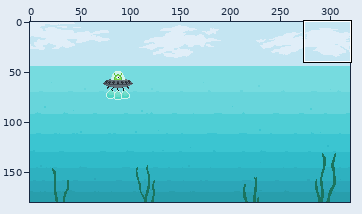
Pixel-art file -- assets_raw/ocean.aseprite. Above, an overview of the earlier version with the close-up marked.
Close-up. First the earlier version:
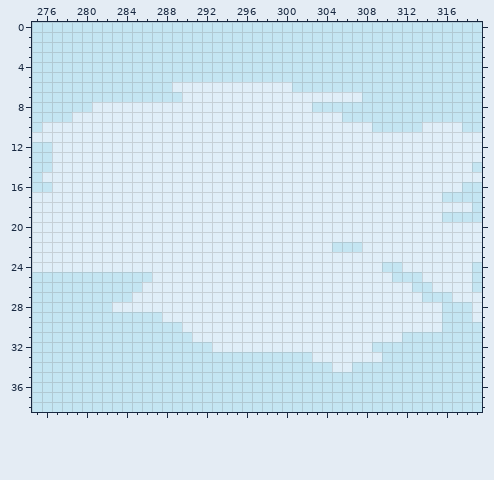
320x180 pixels, 1 frame. Shown: x 275..319, y 0..38.
The result:
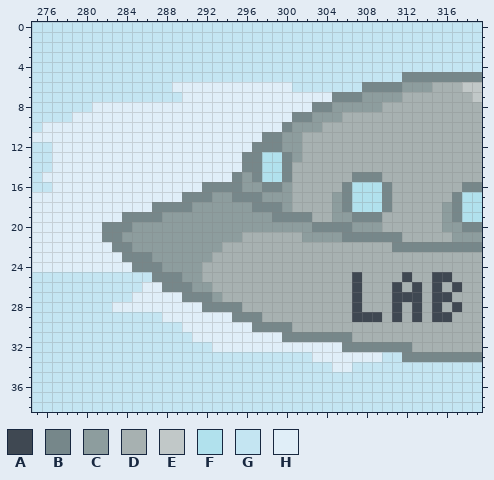
Palette (. is transparent): A #3f4852  B #76878a  C #8d9d9e  D #a7b1b1  E #c1c8c8  F #b1e1ed  G #c4e5f2  H #e0eef8
The exact change:
layer "mothership" added
layer "text" added
Layers "text", "mothership":
y 5: x 312..319 GGGGGGGG -> BBBBBBBB
y 6: x 308..319 GGGGGGGGGGGG -> BBBBCCCDDDEE
y 7: x 305..319 HHHGGGGGGGGGGGG -> BBBCCCCDDDDDDDE
y 8: x 303..319 GGGGGGGGGGGGGGGGG -> BBCCCCCDDDDDDDDDD
y 9: x 301..319 HHHHHGGGGGGGGGGGGGG -> BBCCCDDDDDDDDDDDDDD
y 10: x 300..319 HHHHHHHHHGGGGGHHHHGG -> BCCCDDDDDDDDDDDDDDDD
y 11: x 298..319 HHHHHHHHHHHHHHHHHHHHHH -> BBCCDDDDDDDDDDDDDDDDDD
y 12: x 297..319 HHHHHHHHHHHHHHHHHHHHHHH -> BBBCCDDDDDDDDDDDDDDDDDD
y 13: x 296..319 HHHHHHHHHHHHHHHHHHHHHHHH -> BBFFBCDDDDDDDDDDDDDDDDDD
y 14: x 296..319 HHHHHHHHHHHHHHHHHHHHHHHG -> BBFFBDDDDDDDDDDDDDDDDDDD
y 15: x 295..319 HHHHHHHHHHHHHHHHHHHHHHHHH -> BCBFFBDDDDDDBBBDDDDDDDDDD
y 16: x 292..319 HHHHHHHHHHHHHHHHHHHHHHHHHHGG -> BBBBCCBBCDDDDDBFFFBDDDDDDDBB
y 17: x 290..319 HHHHHHHHHHHHHHHHHHHHHHHHHHGGGG -> BBBCCBBBCCCDDDDCBFFFBDDDDDDBFF
y 18: x 287..319 HHHHHHHHHHHHHHHHHHHHHHHHHHHHHHHHG -> BBBBCCCCCCBBBCDDDDCBFFFBDDDDDCBFF
y 19: x 284..319 HHHHHHHHHHHHHHHHHHHHHHHHHHHHHHHHGGGG -> BBBBCCCCCCCCCCCBBBBDDCCBBBDDDDDDCBFF
y 20: x 282..319 HHHHHHHHHHHHHHHHHHHHHHHHHHHHHHHHHHHHHH -> BBBCCCCCCCCCCCCCCCCCCBBBBCCCDDDDDDCCBB
y 21: x 282..319 HHHHHHHHHHHHHHHHHHHHHHHHHHHHHHHHHHHHHH -> BBCCCCCCCCCCCCDDDDDDCCCCBBBBBBDDDDDCCC
y 22: x 283..319 HHHHHHHHHHHHHHHHHHHHHHGGGHHHHHHHHHHHH -> BBCCCCCCCCCDDDDDDDDDDDDDDDDDBBBBBBBBB
y 23: x 284..319 HHHHHHHHHHHHHHHHHHHHHHHHHHHHHHHHHHHH -> BBBCCCCCCDDDDDDDDDDDDDDDDDDDDDDDDDDD
y 24: x 285..319 HHHHHHHHHHHHHHHHHHHHHHHHHGGHHHHHHHG -> BBBCCCCDDDDDDDDDDDDDDDDDDDDDDDDDDDD
y 25: x 287..319 HHHHHHHHHHHHHHHHHHHHHHHHGGGHHHHHG -> BBBCCDDDDDDDDDDDDDDDADDDDADDAADDD
y 26: x 288..319 HHHHHHHHHHHHHHHHHHHHHHHHHGGHHHHG -> BBBCCDDDDDDDDDDDDDDADDDADADADADD
y 27: x 290..319 HHHHHHHHHHHHHHHHHHHHHHHHGGGHHH -> BBBCDDDDDDDDDDDDDADDDAAADAADDD
y 28: x 292..319 HHHHHHHHHHHHHHHHHHHHHHHHGGGH -> BBBBDDDDDDDDDDDADDDADADADADD
y 29: x 295..319 HHHHHHHHHHHHHHHHHHHHHGGGH -> BBBDDDDDDDDDAAADADADAADDD
y 30: x 297..319 HHHHHHHHHHHHHHHHHHHGGGG -> BBBBDDDDDDDDDDDDDDDDDDD
y 31: x 300..319 HHHHHHHHHHHHGGGGGGGG -> BBBBBBBDDDDDDDDDDDDD
y 32: x 306..319 HHHGGGGGGGGGGG -> BBBBBBBDDDDDDD
y 33: x 312..319 GGGGGGGG -> BBBBBBBB
